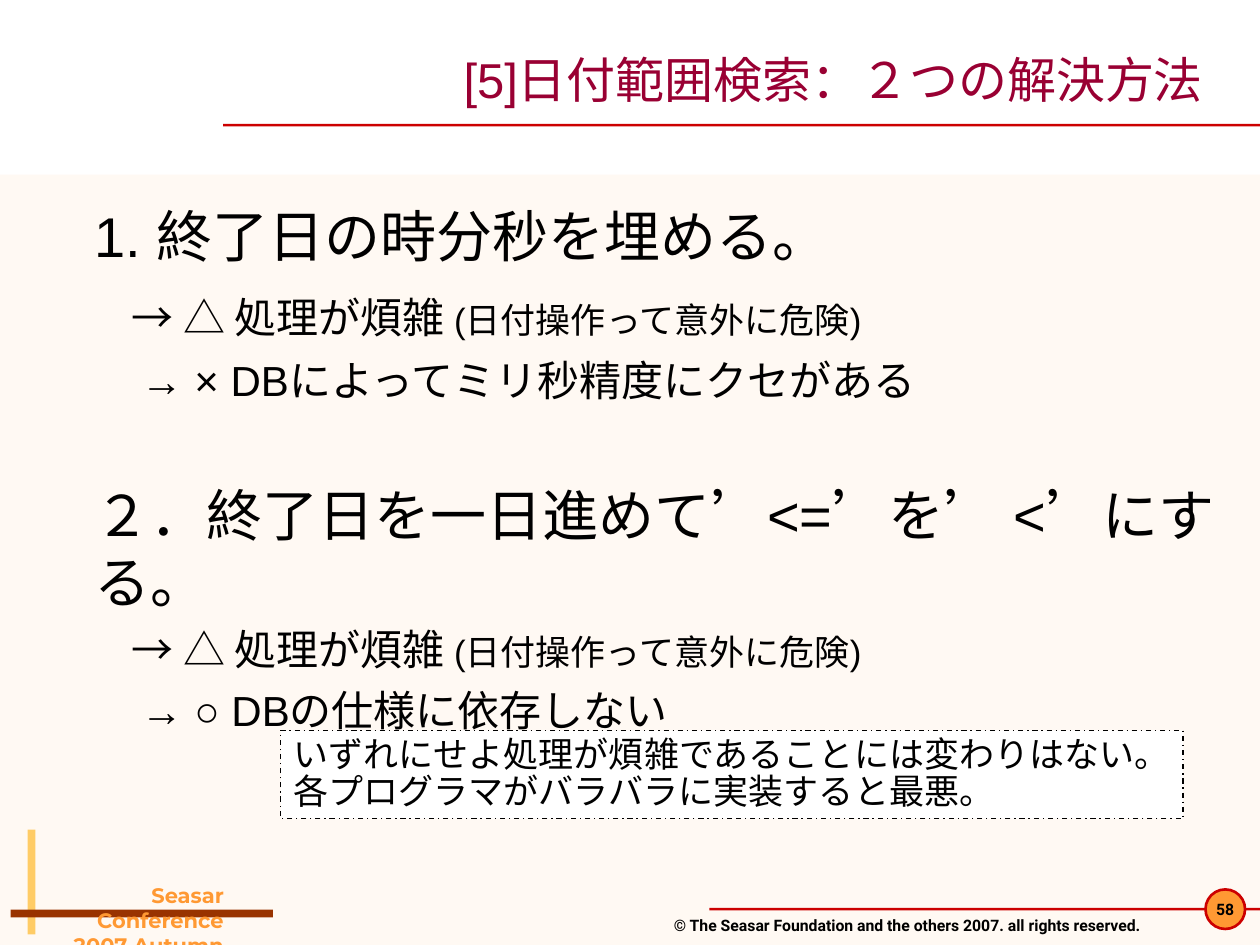
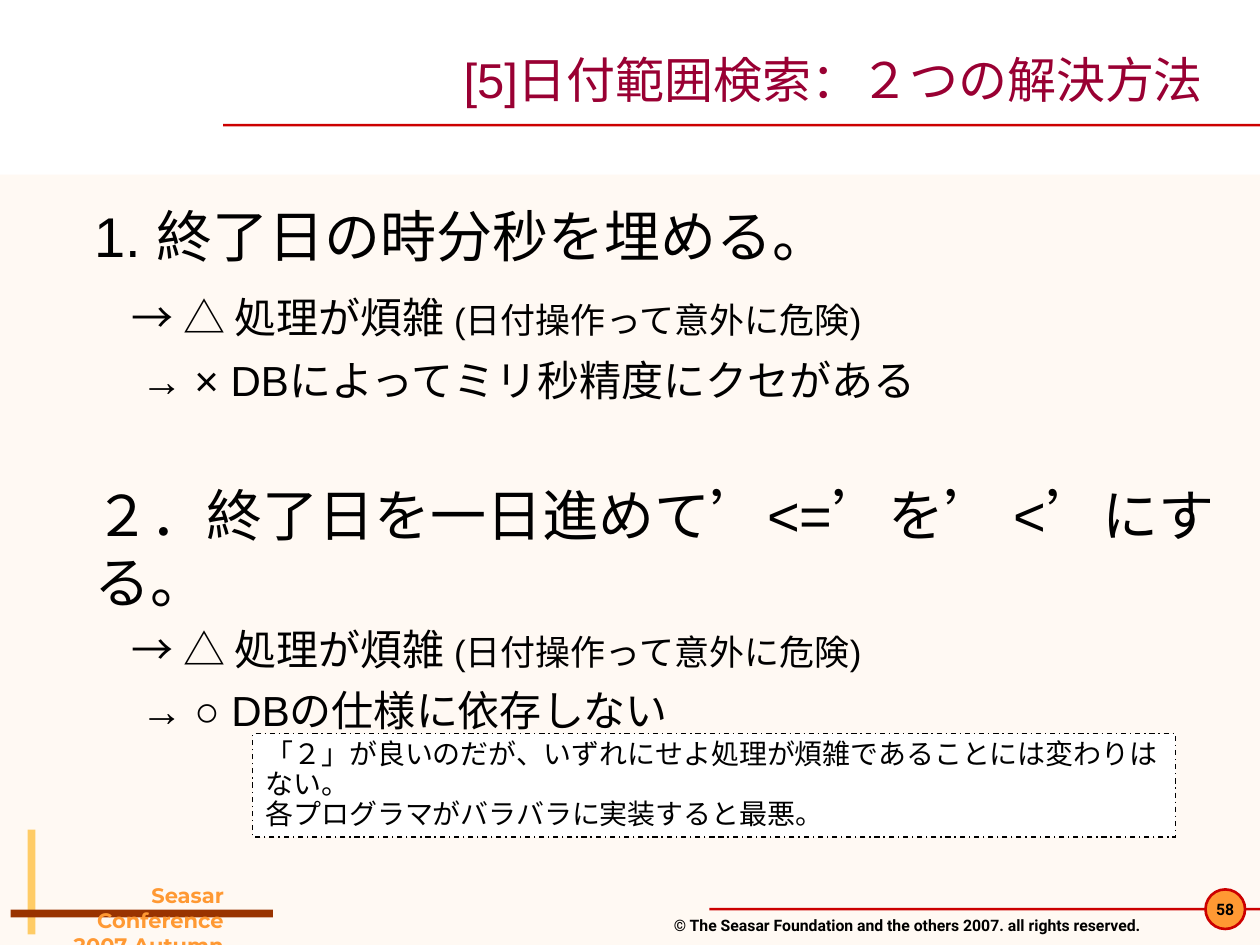
Before and after one commit to seasarorg/dbflute, a slide deck: slide 58 of dbflute/etc/doc/pres/sc2007a_2-DBFlute.ppt. Drawn at 1260x945 pixels with LibreOffice and Linux fonts; fonts in the diff are those of the drawing; background and template pictures are left out. Boxes give left, top, right and bottom in pixels: in the first picture for what was removed or moved away, otherwise in the second. Text is boxed around its words. In the diff, an @@ line names an element or a change of style, - is before the commit and + after.

```diff
--- a/dbflute/etc/doc/pres/sc2007a_2-DBFlute.ppt
+++ b/dbflute/etc/doc/pres/sc2007a_2-DBFlute.ppt
@@ rectangle "「２」が良いのだが、いずれにせよ処理が煩雑であることには変わりはない。" resized from (x1=281, y1=731, x2=1183, y2=819) to (x1=253, y1=733, x2=1176, y2=837) @@
@@ text in rectangle at (x1=266, y1=740, x2=1158, y2=802): text changed; size 20 to 16 pt @@
-いずれにせよ処理が煩雑であることには変わりはない。
+「２」が良いのだが、いずれにせよ処理が煩雑であることには変わりはない。
@@ text in rectangle at (x1=266, y1=800, x2=824, y2=827): size 20 to 16 pt in "各プログラマがバラバラに実装すると最悪。" @@
```
Also in this commit, not shown: 15 other slides changed, 4 slides added.
